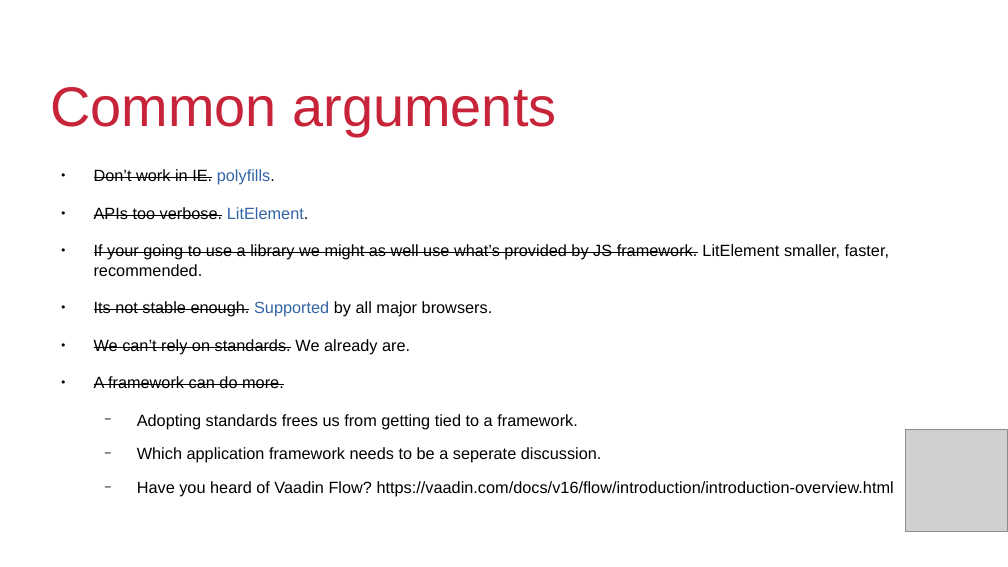
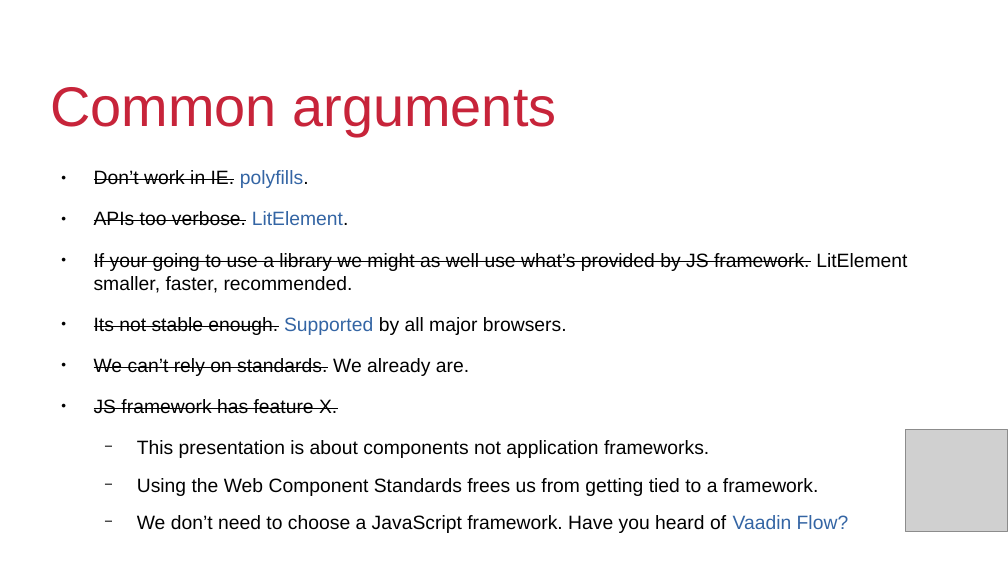
Before and after one commit to QuiWorks/wc-presentation, a slide deck: slide 7 of wc-pp-presentation.odp. Drawn at 1008x567 pixels with LibreOffice and Linux fonts; fonts in the diff are those of the drawing; grey boxes stand for pictures; background and template pictures are left out. Boxes give left, top, right and bottom in pixels: in the first picture for what was removed or moved away, otherwise in the second. Text is boxed around its words. In the diff, an @@ line names an element or a change of style, - is before the commit and + after.

```diff
--- a/wc-pp-presentation.odp
+++ b/wc-pp-presentation.odp
@@ text at <box>94,170,907,376</box>: size 12.8 to 15.2 pt in "Don’t work in IE. polyfills.", "APIs too verbose. LitElement.", "If your going to use a library ...", "Its not stable enough. Supported by all ..." and 1 more places @@
@@ text at <box>94,399,849,533</box>: text changed; size 12.8 to 15.2 pt @@
-● A framework can do more.
-  − Adopting standards frees us from getting tied to a framework.
-  − Which application framework needs to be a seperate discussion.
-  − Have you heard of Vaadin Flow? https://vaadin.com/docs/v16/flow/introduction/introduction-overview.html
+● JS framework has feature X.
+  − This presentation is about components not application frameworks.
+  − Using the Web Component Standards frees us from getting tied to a framework.
+  − We don’t need to choose a JavaScript framework. Have you heard of Vaadin Flow?
```
Also in this commit, not shown: 5 other slides changed, 1 slide added.
